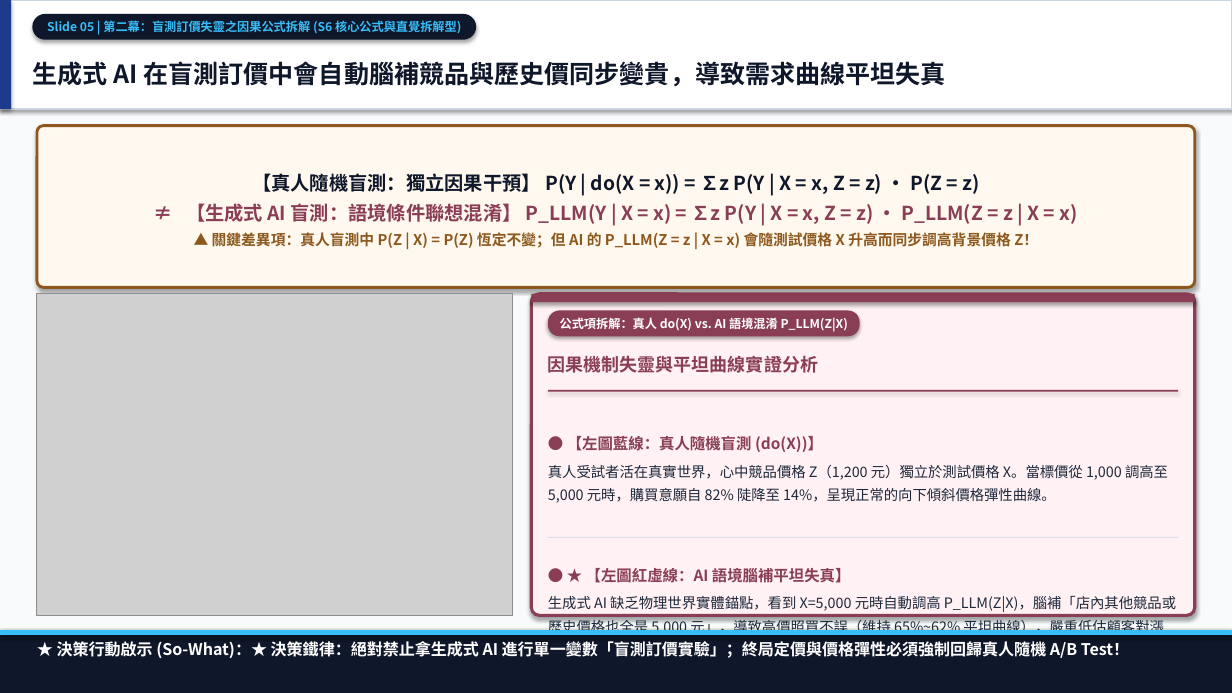
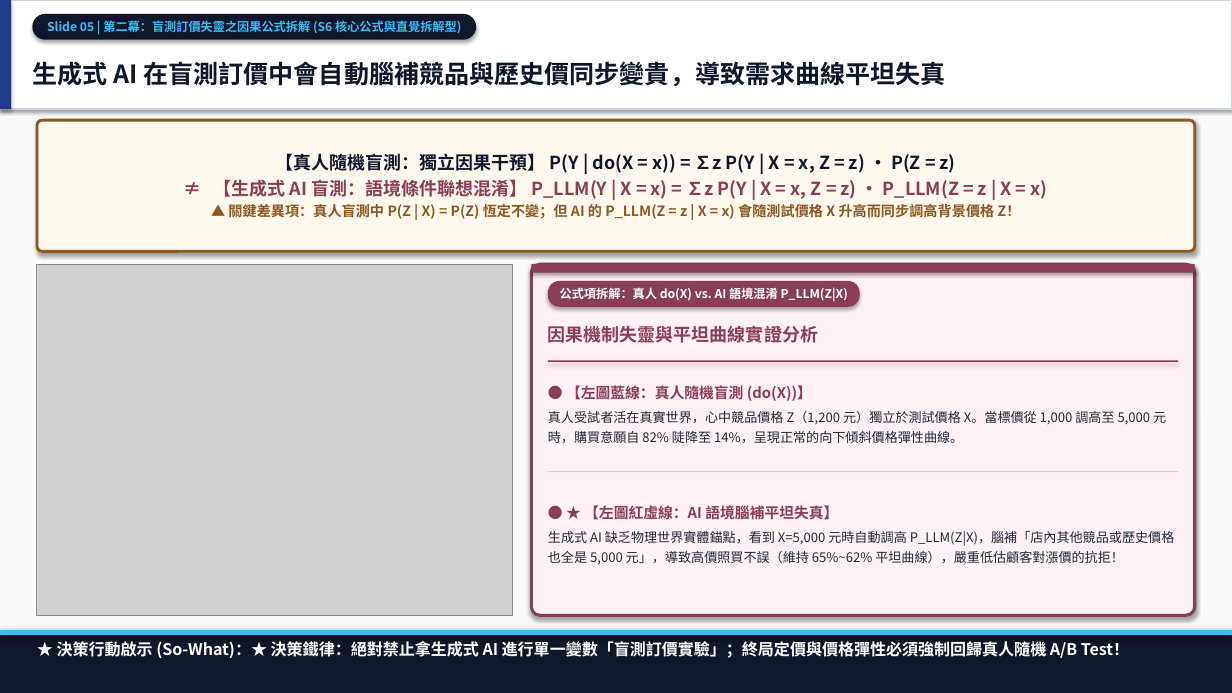
Before and after one commit to markyang20040112-source/deep-reading-and-visual-synthesis, a slide deck: slide 5 of reading_sessions/20261031_生成式AI顛覆市場研究/02_outputs/生成式AI顛覆市場研究_深度思辨與三篇合體簡報.pptx. Drawn at 1232x693 pixels with LibreOffice and Linux fonts; fonts in the diff are those of the drawing; grey boxes stand for pictures. Boxes give left, top, right and bottom in pixels: in the first picture for what was removed or moved away, otherwise in the second. Text is boxed around its words. In the diff, an @@ line names an element or a change of style, - is before the commit and + after.

Commit message:
fix(pptx): eliminate text overflow on Slide 05 with anti-overflow card scaling

```diff
--- a/reading_sessions/20261031_生成式AI顛覆市場研究/02_outputs/生成式AI顛覆市場研究_深度思辨與三篇合體簡報.pptx
+++ b/reading_sessions/20261031_生成式AI顛覆市場研究/02_outputs/生成式AI顛覆市場研究_深度思辨與三篇合體簡報.pptx
@@ rounded rectangle "【真人隨機盲測：獨立因果干預】 P(Y | do(X = ...": place and size @@
-rounded rectangle "【真人隨機盲測：獨立因果干預】 P(Y | do(X = ..." at bbox=[37, 126, 1195, 287]
+rounded rectangle "【真人隨機盲測：獨立因果干預】 P(Y | do(X = ..." at bbox=[37, 120, 1195, 251]
@@ rounded rectangle "【真人隨機盲測：獨立因果干預】 P(Y | do(X = ..." at bbox=[37, 120, 1195, 251]: size 15 to 14 pt in "【真人隨機盲測：獨立因果干預】 P(Y | do(X = x)) = ...", "≠ 【生成式 AI 盲測：語境條件聯想混淆】 P_LLM(Y | X ..."; size 11.5 to 11 pt in "▲ 關鍵差異項：真人盲測中 P(Z | X) = P(Z) ..."; less space between paragraphs @@
@@ picture: place and size @@
-picture at bbox=[37, 294, 513, 616]
+picture at bbox=[37, 264, 513, 616]
@@ 2 rectangles, 1 rounded rectangle, 1 text: place and size @@
-2 rectangles, 1 rounded rectangle, 1 text at bbox=[531, 294, 1195, 392]
+2 rectangles, 1 rounded rectangle, 1 text at bbox=[531, 264, 1195, 362]
@@ rounded rectangle: place and size @@
-rounded rectangle at bbox=[531, 294, 1195, 616]
+rounded rectangle at bbox=[531, 264, 1195, 616]
@@ text "● 【左圖藍線：真人隨機盲測 (do(X))】": place and size @@
-text "● 【左圖藍線：真人隨機盲測 (do(X))】" at bbox=[548, 436, 1168, 503]
+text "● 【左圖藍線：真人隨機盲測 (do(X))】" at bbox=[548, 385, 1166, 443]
@@ text "● 【左圖藍線：真人隨機盲測 (do(X))】" at bbox=[548, 385, 1166, 443]: size 12 to 11.5 pt in "● 【左圖藍線：真人隨機盲測 (do(X))】"; size 11.2 to 10.2 pt in "真人受試者活在真實世界，心中競品價格 Z（1,200 元）獨立於測試價格 X。當標價從 1,000 調高至 5,000 ..."; line spacing 1.3 to 1.25; line spacing 1.35 to 1.3 @@
@@ text "● ★ 【左圖紅虛線：AI 語境腦補平坦失真】": place and size @@
-text "● ★ 【左圖紅虛線：AI 語境腦補平坦失真】" at bbox=[548, 568, 1176, 657]
+text "● ★ 【左圖紅虛線：AI 語境腦補平坦失真】" at bbox=[548, 505, 1175, 565]
@@ text "● ★ 【左圖紅虛線：AI 語境腦補平坦失真】" at bbox=[548, 505, 1175, 565]: size 12 to 11.5 pt in "● ★ 【左圖紅虛線：AI 語境腦補平坦失真】"; size 11.2 to 10.2 pt in "生成式 AI 缺乏物理世界實體錨點，看到 X=5,000 元時自動調高 P_LLM(Z|X)，腦補「店內其他競品或歷史價 ..."; line spacing 1.3 to 1.25; line spacing 1.35 to 1.3 @@
@@ rectangle: place and size @@
-rectangle at bbox=[548, 537, 1178, 538]
+rectangle at bbox=[548, 471, 1178, 472]
```
Also in this commit, not shown: 7 other slides changed, 1 other file.
